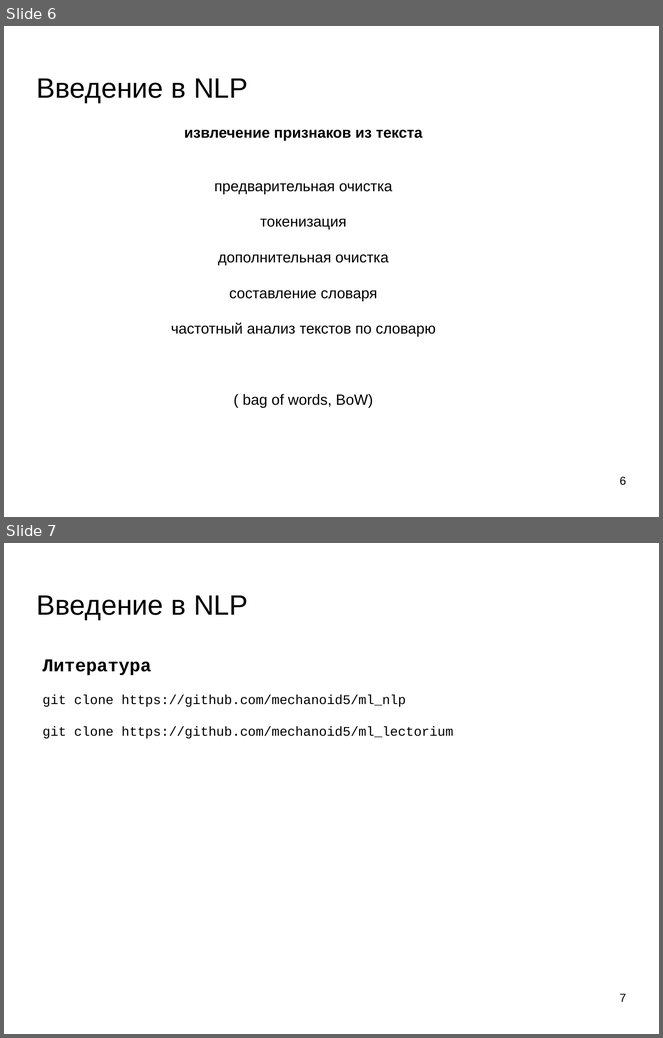
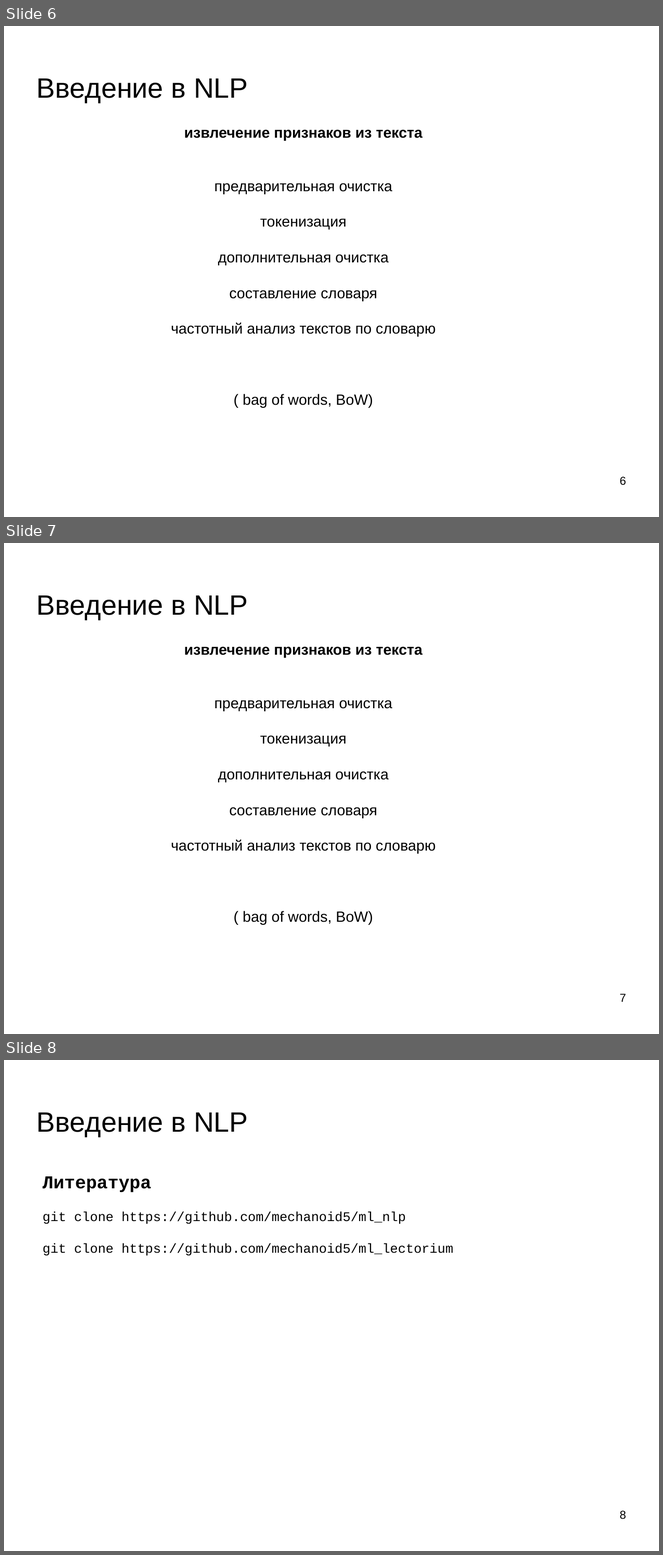
Before and after one commit to mechanoid5/ml_nlp_2022, a slide deck: 01-intro.odp. Shown one above the other, each under a label of ours: slides 6 and 7 before the commit, slides 6, 7 and 8 after it. The pictures are 663x1038 and 663x1555 pixels, drawn with LibreOffice and Linux fonts; fonts in the diff are those of the drawing; background and template pictures are left out. Boxes give left, top, right and bottom in pixels: in the first picture for what was removed or moved away, otherwise in the second. Text is boxed around its words. In the diff, an @@ line names an element or a change of style, - is before the commit and + after.

```diff
--- a/01-intro.odp
+++ b/01-intro.odp
@@ slide 7 added at [4,543,659,1034], background picture (left out) @@
@@ title added at [37,596,248,620], 33.9 pt, text #000000 @@
+Введение в NLP
@@ text added at [171,646,436,925], 18 pt, text #000000 @@
+извлечение признаков из текста
+предварительная очистка
+токенизация
+дополнительная очистка
+составление словаря
+частотный анализ текстов по словарю
+( bag of words, BoW)
@@ page number added at [620,994,626,1002], 14 pt, text #000000 @@
+7
@@ what was slide 7 is now slide 8 @@
@@ page number at [620,1511,626,1520]: text changed @@
-7
+8
```
Also in this commit, not shown: 2 slides changed, 1 other file.
